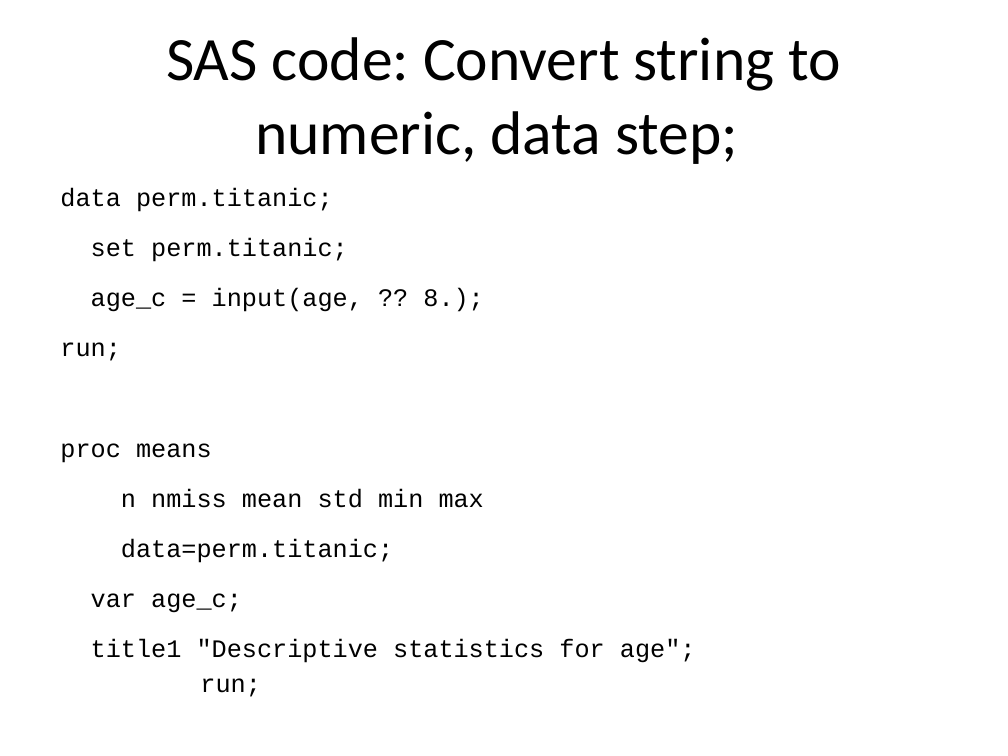
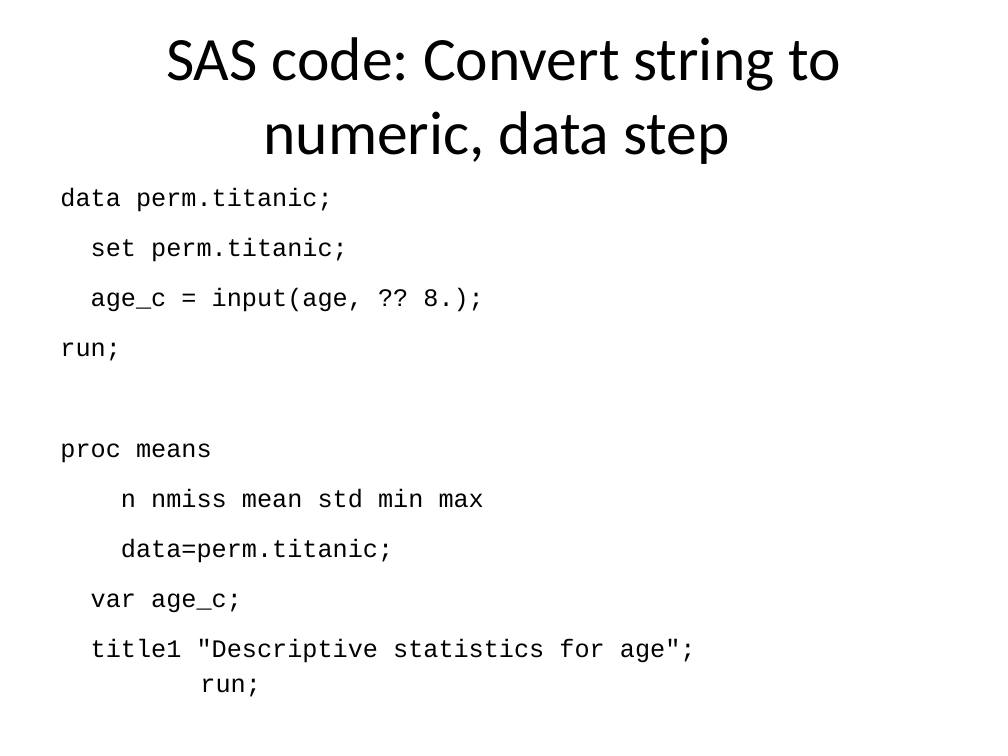
Before and after one commit to pmean/introduction-to-SAS, a slide deck: slide 12 of results/m04-slides-and-speaker-notes.pptx (slide 11 before the commit). Drawn at 1008x756 pixels with LibreOffice and Linux fonts; fonts in the diff are those of the drawing. Boxes give left, top, right and bottom in pixels: in the first picture for what was removed or moved away, otherwise in the second. Text is boxed around its words. In the diff, an @@ line names an element or a change of style, - is before the commit and + after.

```diff
--- a/results/m04-slides-and-speaker-notes.pptx
+++ b/results/m04-slides-and-speaker-notes.pptx
@@ title at [166, 37, 840, 164]: text changed @@
-SAS code: Convert string to numeric, data step;
+SAS code: Convert string to numeric, data step
```
Also in this commit, not shown: 32 other slides changed, 14 slides added, 2 slides removed, 27 other files.
